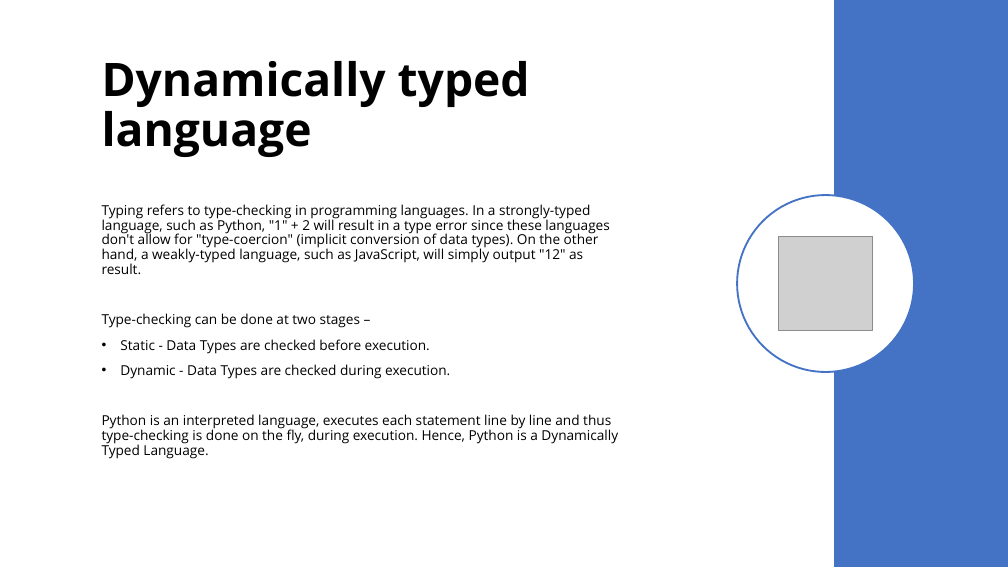
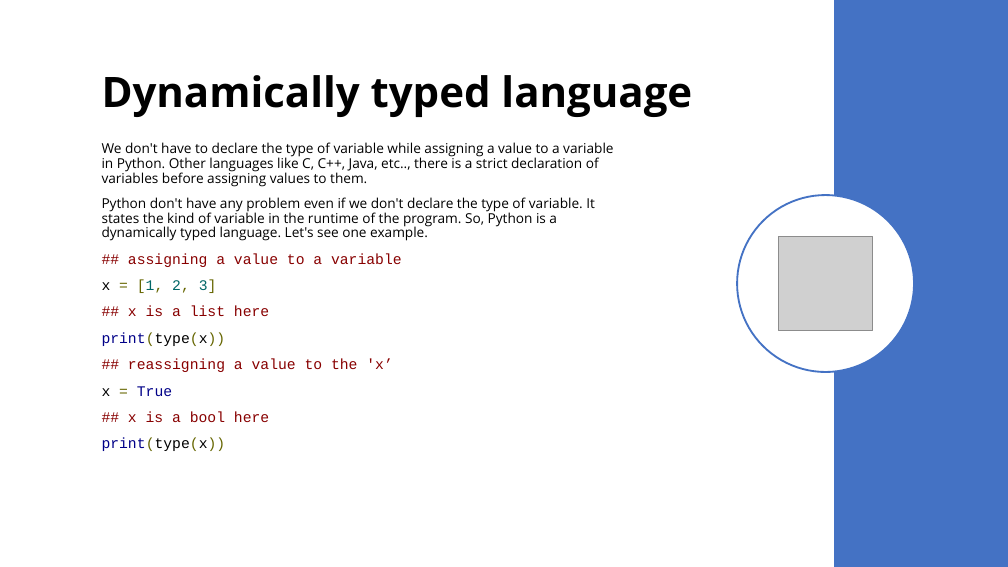
Before and after one commit to saritmaitra/Python-Fundamentals, a slide deck: slide 6 of ppt/Python.pptx. Drawn at 1008x567 pixels with LibreOffice and Linux fonts; fonts in the diff are those of the drawing; grey boxes stand for pictures. Boxes give left, top, right and bottom in pixels: in the first picture for what was removed or moved away, otherwise in the second. Text is boxed around its words. In the diff, an @@ line names an element or a change of style, - is before the commit and + after.

```diff
--- a/ppt/Python.pptx
+++ b/ppt/Python.pptx
@@ title "Dynamically typed language" at (x1=102, y1=75, x2=692, y2=117): size 44 to 40 pt @@
@@ text at (x1=102, y1=142, x2=613, y2=451): text changed @@
-Typing refers to type-checking in programming languages. In a strongly-typed language, such as Python, "1" + 2 will result in a type error since these languages don't allow for "type-coercion" (implicit conversion of data types). On the other hand, a weakly-typed language, such as JavaScript, will simply output "12" as result.
-Type-checking can be done at two stages –
-• Static - Data Types are checked before execution.
-• Dynamic - Data Types are checked during execution.
-Python is an interpreted language, executes each statement line by line and thus type-checking is done on the fly, during execution. Hence, Python is a Dynamically Typed Language.
+We don't have to declare the type of variable while assigning a value to a variable in Python. Other languages like C, C++, Java, etc.., there is a strict declaration of variables before assigning values to them.
+Python don't have any problem even if we don't declare the type of variable. It states the kind of variable in the runtime of the program. So, Python is a dynamically typed language. Let's see one example.
+## assigning a value to a variable
+x = [1, 2, 3]
+## x is a list here
+print(type(x))
+## reassigning a value to the 'x’
+x = True
+## x is a bool here
+print(type(x))
```
